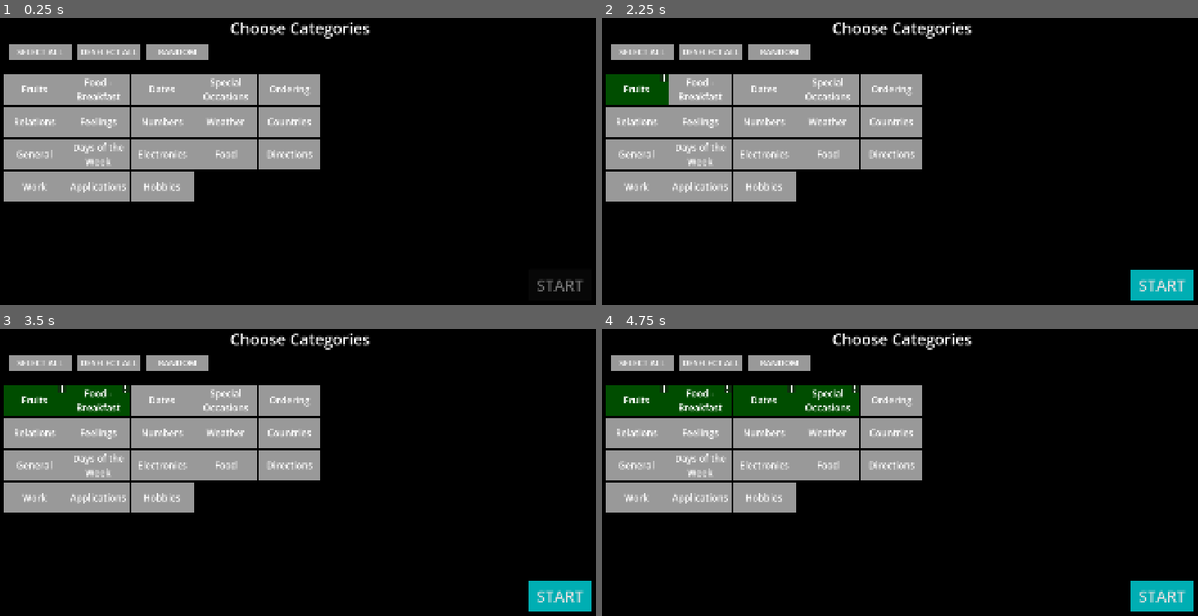
Above: before the commit, frames 1-4 (two rows, left to right).
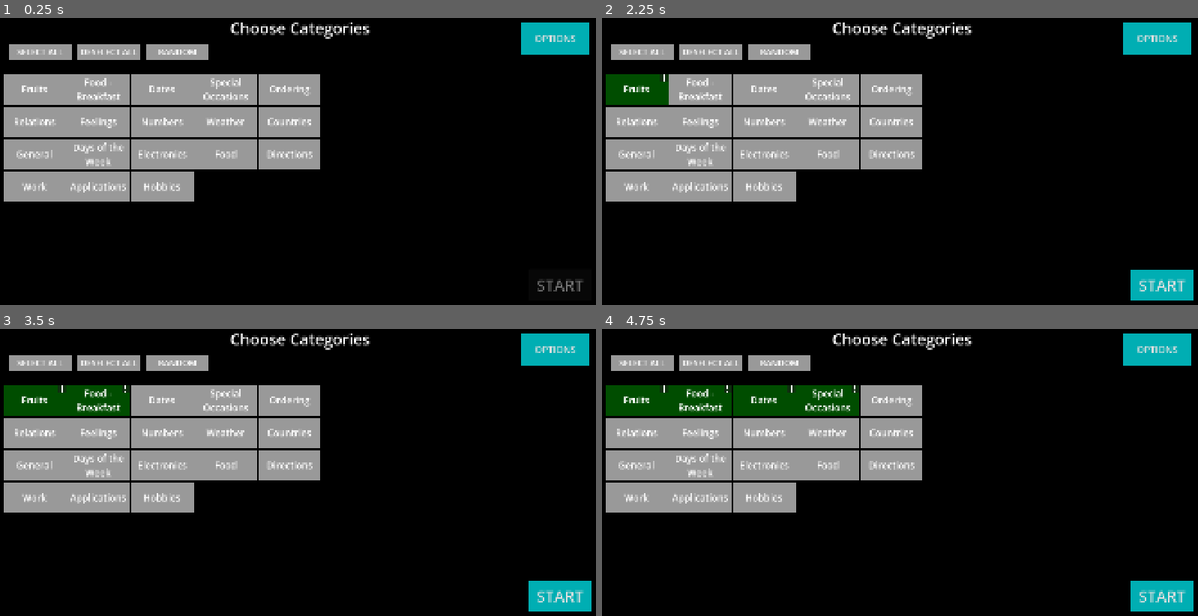
Above: after the commit, the same moments.

Repository: mathew-tran/chinese-learner
Game: Godot game, scene res://Scenes/Main.tscn
Two runs of this game, one before a commit and one after it. Both use one fixed random seed, a clock stepped at 60 frames per second and the inputs below.
Inputs (mouse positions are in pixels of both pictures, inside the frame that each line leads up to):
- Up to frame 1 (0.25 s): no input
- Up to frame 2 (2.25 s): click (911, 207) at 0.52 s; type "Alex" at 0.6 s; click "Resource" at 1.25 s; click "Fruits" at 2 s
- Up to frame 3 (3.5 s): click "Food - Breakfast" at 2.75 s
- Up to frame 4 (4.75 s): click "Dates" at 3.5 s; click "Special Occasions" at 4.25 s

The runs differ from the first frame. In frame 1, 1.3% of the frame differs, in the area x 87-99%, y 1-13%; in frame 2, 1.3%; in frame 3, 1.3%; in frame 4, 1.3%.
Error in both runs: Invalid access of index '0' on a base object of type: 'PackedStringArray'. (res://Scripts/Autoloads/Helper.gd:10)

Commit message:
add options menu to clear data

Diff:
--- a/Prefabs/CategoryInfo.tscn
+++ b/Prefabs/CategoryInfo.tscn
@@ -1,6 +1,7 @@
-[gd_scene load_steps=4 format=3 uid="uid://ns5w07dr7x6n"]
+[gd_scene load_steps=5 format=3 uid="uid://ns5w07dr7x6n"]
 
 [ext_resource type="Script" uid="uid://c4v8rtyt3k7a4" path="res://Scripts/CategoryInfo.gd" id="1_wqy42"]
+[ext_resource type="PackedScene" uid="uid://bdcgtnp5tpbay" path="res://Prefabs/exit_button.tscn" id="2_bo8vk"]
 [ext_resource type="PackedScene" uid="uid://fbs0uuh22fl0" path="res://Prefabs/SentenceHistoryButton.tscn" id="2_ijrqy"]
 
 [sub_resource type="StyleBoxFlat" id="StyleBoxFlat_4kpch"]
@@ -16,21 +17,10 @@
 theme_override_styles/panel = SubResource("StyleBoxFlat_4kpch")
 script = ExtResource("1_wqy42")
 
-[node name="ExitButton" type="Button" parent="."]
-custom_minimum_size = Vector2(200, 50)
+[node name="ExitButton" parent="." instance=ExtResource("2_bo8vk")]
 layout_mode = 1
-anchors_preset = 7
-anchor_left = 0.5
-anchor_top = 1.0
-anchor_right = 0.5
-anchor_bottom = 1.0
-offset_left = -100.0
-offset_top = -65.0
-offset_right = 100.0
-offset_bottom = -15.0
-grow_horizontal = 2
-grow_vertical = 0
-text = "X"
+offset_top = -79.0
+offset_bottom = -29.0
 
 [node name="Title" type="Label" parent="."]
 layout_mode = 1
--- /dev/null
+++ b/Prefabs/OptionsMenu.tscn
@@ -0,0 +1,72 @@
+[gd_scene load_steps=8 format=3 uid="uid://omcc73783bv6"]
+
+[ext_resource type="Script" uid="uid://dks33onadcymq" path="res://Scripts/ClearDataButton.gd" id="1_qu2kj"]
+[ext_resource type="Script" uid="uid://neohjbxxtktq" path="res://Scripts/OptionsMenu.gd" id="1_t25ud"]
+[ext_resource type="PackedScene" uid="uid://bdcgtnp5tpbay" path="res://Prefabs/exit_button.tscn" id="2_d2mvf"]
+
+[sub_resource type="StyleBoxFlat" id="StyleBoxFlat_grg3l"]
+bg_color = Color(0, 0, 0, 0.988235)
+
+[sub_resource type="StyleBoxFlat" id="StyleBoxFlat_frkhe"]
+bg_color = Color(0.477903, 0, 0.160553, 1)
+
+[sub_resource type="StyleBoxFlat" id="StyleBoxFlat_1p5hy"]
+bg_color = Color(0.477903, 0, 0.160553, 1)
+
+[sub_resource type="StyleBoxFlat" id="StyleBoxFlat_h1m7h"]
+bg_color = Color(0.477903, 0, 0.160553, 1)
+
+[node name="OptionsMenu" type="Panel"]
+custom_minimum_size = Vector2(1920, 1080)
+anchors_preset = 15
+anchor_right = 1.0
+anchor_bottom = 1.0
+grow_horizontal = 2
+grow_vertical = 2
+theme_override_styles/panel = SubResource("StyleBoxFlat_grg3l")
+script = ExtResource("1_t25ud")
+
+[node name="VBoxContainer" type="VBoxContainer" parent="."]
+custom_minimum_size = Vector2(800, 800)
+layout_mode = 1
+anchors_preset = 8
+anchor_left = 0.5
+anchor_top = 0.5
+anchor_right = 0.5
+anchor_bottom = 0.5
+offset_left = -400.0
+offset_top = -497.0
+offset_right = 400.0
+offset_bottom = 400.0
+grow_horizontal = 2
+grow_vertical = 2
+
+[node name="Label" type="Label" parent="VBoxContainer"]
+layout_mode = 2
+theme_override_font_sizes/font_size = 60
+text = "OPTIONS"
+horizontal_alignment = 1
+vertical_alignment = 1
+
+[node name="Panel" type="Panel" parent="VBoxContainer"]
+modulate = Color(1, 1, 1, 0)
+custom_minimum_size = Vector2(0, 600)
+layout_mode = 2
+
+[node name="ClearDataButton" type="Button" parent="VBoxContainer"]
+custom_minimum_size = Vector2(0, 80)
+layout_mode = 2
+theme_override_font_sizes/font_size = 60
+theme_override_styles/hover = SubResource("StyleBoxFlat_frkhe")
+theme_override_styles/pressed = SubResource("StyleBoxFlat_1p5hy")
+theme_override_styles/normal = SubResource("StyleBoxFlat_h1m7h")
+text = "CLEAR DATA"
+script = ExtResource("1_qu2kj")
+
+[node name="ExitButton" parent="." instance=ExtResource("2_d2mvf")]
+layout_mode = 1
+offset_top = -86.0
+offset_bottom = -36.0
+
+[connection signal="button_up" from="VBoxContainer/ClearDataButton" to="VBoxContainer/ClearDataButton" method="_on_button_up"]
+[connection signal="button_up" from="ExitButton" to="." method="_on_exit_button_button_up"]
--- a/Prefabs/TopicSelection.tscn
+++ b/Prefabs/TopicSelection.tscn
@@ -1,7 +1,8 @@
-[gd_scene load_steps=10 format=3 uid="uid://t1hi81lqi50s"]
+[gd_scene load_steps=11 format=3 uid="uid://t1hi81lqi50s"]
 
 [ext_resource type="PackedScene" uid="uid://lcb1uuqo0eie" path="res://Prefabs/ModuleButton.tscn" id="1_q51iy"]
 [ext_resource type="Script" uid="uid://dyheltefooeoi" path="res://Scripts/TopicSelection.gd" id="1_tte2o"]
+[ext_resource type="Script" uid="uid://yymeixsfhxxs" path="res://Scripts/OptionsButton.gd" id="3_3mbvn"]
 
 [sub_resource type="StyleBoxFlat" id="StyleBoxFlat_bmxlf"]
 bg_color = Color(0, 0, 0, 1)
@@ -119,6 +120,20 @@
 theme_override_styles/normal = SubResource("StyleBoxFlat_dtjsi")
 text = "START"
 
+[node name="OptionsButton" type="Button" parent="."]
+custom_minimum_size = Vector2(200, 100)
+layout_mode = 0
+offset_left = 1667.0
+offset_top = 25.0
+offset_right = 1887.0
+offset_bottom = 125.0
+theme_override_font_sizes/font_size = 30
+theme_override_styles/hover = SubResource("StyleBoxFlat_tte2o")
+theme_override_styles/pressed = SubResource("StyleBoxFlat_3mbvn")
+theme_override_styles/normal = SubResource("StyleBoxFlat_dtjsi")
+text = "OPTIONS"
+script = ExtResource("3_3mbvn")
+
 [node name="RandomFilter" type="HBoxContainer" parent="."]
 layout_mode = 0
 offset_left = 28.0
@@ -135,12 +150,10 @@
 theme_override_styles/normal = SubResource("StyleBoxFlat_3q1bb")
 
 [node name="Label" type="Label" parent="RandomFilter/SelectAllButton"]
-layout_mode = 1
-anchors_preset = 15
-anchor_right = 1.0
-anchor_bottom = 1.0
-grow_horizontal = 2
-grow_vertical = 2
+layout_mode = 2
+offset_left = 1.0
+offset_right = 199.0
+offset_bottom = 50.0
 theme_override_font_sizes/font_size = 27
 text = "SELECT ALL"
 horizontal_alignment = 1
@@ -188,6 +201,7 @@
 autowrap_mode = 2
 
 [connection signal="button_up" from="StartButton" to="." method="_on_start_button_button_up"]
+[connection signal="button_up" from="OptionsButton" to="OptionsButton" method="_on_button_up"]
 [connection signal="button_up" from="RandomFilter/SelectAllButton" to="." method="_on_select_all_button_button_up"]
 [connection signal="button_up" from="RandomFilter/DeselectAllButton" to="." method="_on_deselect_all_button_button_up"]
 [connection signal="button_up" from="RandomFilter/RandomSelectButton" to="." method="_on_random_select_button_button_up"]
--- /dev/null
+++ b/Prefabs/exit_button.tscn
@@ -0,0 +1,16 @@
+[gd_scene format=3 uid="uid://bdcgtnp5tpbay"]
+
+[node name="ExitButton" type="Button"]
+custom_minimum_size = Vector2(200, 50)
+anchors_preset = 7
+anchor_left = 0.5
+anchor_top = 1.0
+anchor_right = 0.5
+anchor_bottom = 1.0
+offset_left = -100.0
+offset_top = -65.0
+offset_right = 100.0
+offset_bottom = -15.0
+grow_horizontal = 2
+grow_vertical = 0
+text = "X"
--- a/Scenes/Main.tscn
+++ b/Scenes/Main.tscn
@@ -12,6 +12,7 @@
 [ext_resource type="PackedScene" uid="uid://t1hi81lqi50s" path="res://Prefabs/TopicSelection.tscn" id="10_bmxlf"]
 [ext_resource type="PackedScene" uid="uid://ba4p4wb67v05u" path="res://Prefabs/ResultsScreen.tscn" id="11_4kpch"]
 [ext_resource type="PackedScene" uid="uid://ns5w07dr7x6n" path="res://Prefabs/CategoryInfo.tscn" id="12_grg3l"]
+[ext_resource type="PackedScene" uid="uid://omcc73783bv6" path="res://Prefabs/OptionsMenu.tscn" id="13_frkhe"]
 
 [sub_resource type="StyleBoxFlat" id="StyleBoxFlat_50glp"]
 bg_color = Color(0, 0, 0, 1)
@@ -190,6 +191,11 @@
 offset_right = 1920.0
 offset_bottom = 1080.0
 
+[node name="OptionsMenu" parent="." instance=ExtResource("13_frkhe")]
+visible = false
+offset_right = 1920.0
+offset_bottom = 1080.0
+
 [connection signal="CompletedTalking" from="Panel/TargetSentence" to="." method="_on_target_sentence_completed_talking"]
 [connection signal="OnEnterPressed" from="Panel/TextEdit" to="." method="_on_text_edit_on_enter_pressed"]
 [connection signal="text_changed" from="Panel/TextEdit" to="Panel/TextEdit" method="_on_text_changed"]
--- /dev/null
+++ b/Scripts/ClearDataButton.gd
@@ -0,0 +1,6 @@
+extends Button
+
+
+func _on_button_up() -> void:
+	GameData.Clear()
+	get_tree().reload_current_scene()
--- a/Scripts/Game.gd
+++ b/Scripts/Game.gd
@@ -137,6 +137,8 @@
 	ChooseNextSentence()
 	ChangeState(STATE.DOING_TEST)
 
+func ShowOptions():
+	$OptionsMenu.visible = true
 
 func _on_results_screen_on_continue_button_pressed() -> void:
 	ChangeState(STATE.SELECT_TEST)
--- /dev/null
+++ b/Scripts/OptionsButton.gd
@@ -0,0 +1,5 @@
+extends Button
+
+
+func _on_button_up() -> void:
+	Finder.GetGame().ShowOptions()
--- /dev/null
+++ b/Scripts/OptionsMenu.gd
@@ -0,0 +1,5 @@
+extends Panel
+
+
+func _on_exit_button_button_up() -> void:
+	visible = false
Not shown: 1 places in Scenes/Main.tscn that only renumber resources
Not shown, added: Scripts/ClearDataButton.gd.uid
Not shown, added: Scripts/OptionsButton.gd.uid
Not shown, added: Scripts/OptionsMenu.gd.uid
